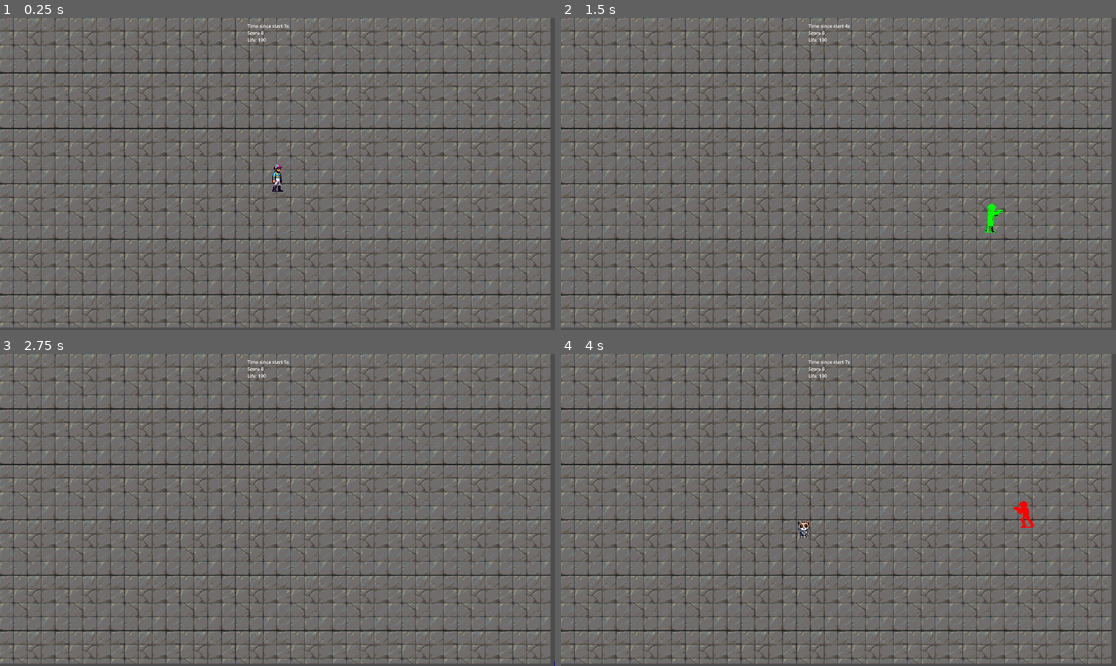
Above: before the commit, frames 1-4 (two rows, left to right).
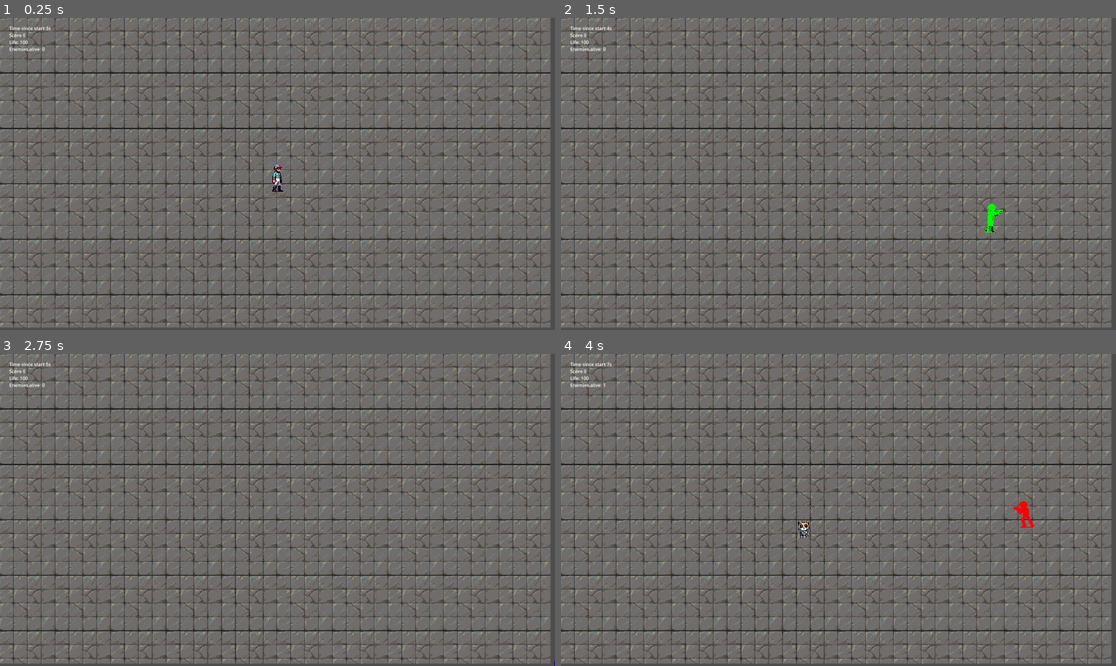
Above: after the commit, the same moments.

Repository: elVariable/gamejam
Game: Godot game, scene res://scenes/levels/main.tscn
Two runs of this game, one before a commit and one after it. Both use one fixed random seed, a clock stepped at 60 frames per second and the inputs below. The engine's default icon, where the game draws it, is replaced by a stand-in: a white triangle on a blue panel in a dark square. Sound files missing from this copy of the repository are replaced by a short silence.
Inputs:
- Up to frame 1 (0.25 s): no input
- Up to frame 2 (1.5 s): tap Enter at 0.5 s; hold D (Right) 0.53-1.28 s; tap U (Fire0) at 0.6 s; hold S (Down) from 1.28 s (still down); tap I (Fire1) at 1.35 s
- Up to frame 3 (2.75 s): release S (Down) at 2.03 s; hold D (Right) from 2.03 s (still down); tap O (Fire2) at 2.1 s
- Up to frame 4 (4 s): release D (Right) at 2.78 s; hold W (Up) 2.78-3.53 s; tap P (Fire3) at 2.85 s; hold A (Left) from 3.53 s (still down); tap U (Fire0) at 3.6 s

The runs differ from the first frame. In frame 1, 0.2% of the frame differs, in the area x 1-53%, y 2-11%; in frame 2, 0.2%; in frame 3, 0.2%; in frame 4, 0.2%.

Commit message:
Add enemies label

Diff:
--- a/scenes/ui.tscn
+++ b/scenes/ui.tscn
@@ -20,10 +20,10 @@
 [node name="ScoreLabel" type="Label" parent="Score"]
 unique_name_in_owner = true
 layout_mode = 0
-offset_left = 856.0
-offset_top = 40.0
-offset_right = 898.0
-offset_bottom = 63.0
+offset_left = 32.0
+offset_top = 48.0
+offset_right = 74.0
+offset_bottom = 71.0
 text = "score
 "
 horizontal_alignment = 1
@@ -37,10 +37,10 @@
 [node name="TimeLabel" type="Label" parent="Time"]
 unique_name_in_owner = true
 layout_mode = 0
-offset_left = 856.0
-offset_top = 16.0
-offset_right = 896.0
-offset_bottom = 39.0
+offset_left = 32.0
+offset_top = 24.0
+offset_right = 72.0
+offset_bottom = 47.0
 text = "time"
 horizontal_alignment = 1
 
@@ -53,8 +53,23 @@
 [node name="LifeLabel" type="Label" parent="Life"]
 unique_name_in_owner = true
 layout_mode = 0
-offset_left = 856.0
-offset_top = 64.0
-offset_right = 896.0
-offset_bottom = 87.0
+offset_left = 32.0
+offset_top = 72.0
+offset_right = 72.0
+offset_bottom = 95.0
 text = "life"
+
+[node name="Enemies" type="Control" parent="."]
+unique_name_in_owner = true
+anchors_preset = 0
+offset_right = 40.0
+offset_bottom = 40.0
+
+[node name="EnemiesLabel" type="Label" parent="Enemies"]
+unique_name_in_owner = true
+layout_mode = 0
+offset_left = 32.0
+offset_top = 96.0
+offset_right = 98.0
+offset_bottom = 119.0
+text = "enemies"
--- a/scripts/game_ui.gd
+++ b/scripts/game_ui.gd
@@ -4,7 +4,7 @@
 @onready var score_label = %Score/ScoreLabel
 @onready var time_label = %Time/TimeLabel
 @onready var life_label = %Life/LifeLabel
-
+@onready var enemies_label = %Enemies/EnemiesLabel
 #@onready var death_label = %Death/DeathLabel
 
 
@@ -18,3 +18,5 @@
 
     var player = get_tree().root.get_node("/root/level/Player")
     life_label.text = "Life: %d" % player.player_life
+
+    enemies_label.text = "Enemies alive: %d" % get_tree().get_nodes_in_group("Enemies").size()
